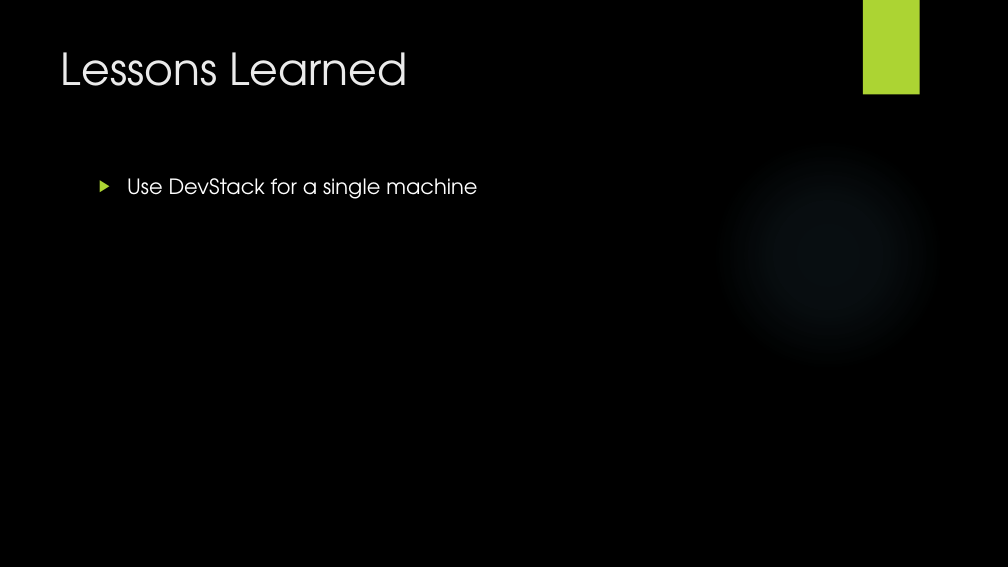
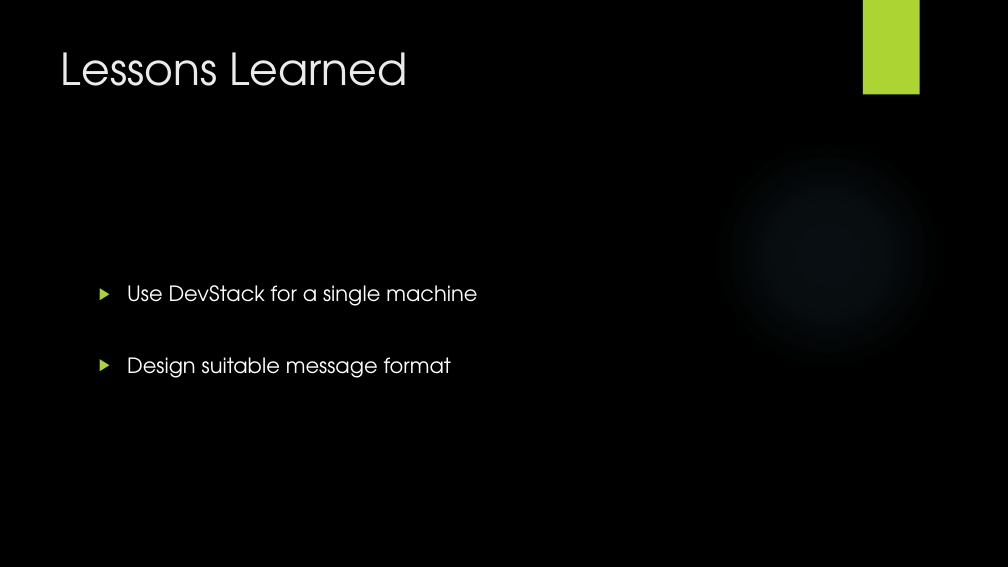
Before and after one commit to lightstalker89/MIT_SAD, a slide deck: slide 7 of 3nd_sem/cc/le_gr_mu/01_Ex_Hm/Presentation/Enabling Technologies.pptx (slide 6 before the commit). Drawn at 1008x567 pixels with LibreOffice and Linux fonts; fonts in the diff are those of the drawing; background and template pictures are left out. Boxes give left, top, right and bottom in pixels: in the first picture for what was removed or moved away, otherwise in the second. Text is boxed around its words. In the diff, an @@ line names an element or a change of style, - is before the commit and + after.

```diff
--- a/3nd_sem/cc/le_gr_mu/01_Ex_Hm/Presentation/Enabling Technologies.pptx
+++ b/3nd_sem/cc/le_gr_mu/01_Ex_Hm/Presentation/Enabling Technologies.pptx
@@ text at [127, 357, 452, 378]: paragraph added @@
+▶ Design suitable message format
```
Also in this commit, not shown: 1 other slide changed, 1 slide added, 1 other file.
